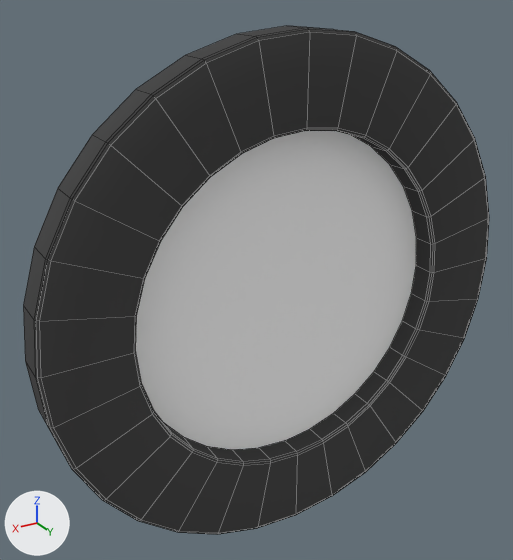
The Blender file Assets/Models/Nianyi/Pump Hole.blend: old version first, new version second.
The view is the same before and after, from a 50 mm lens placed at (0.42, 0.639, 0.347), pointed at (0.03, -0.01, 0.023). Every picture has the same lights, and +X, +Y and +Z are marked at lower left. Mesh edges are drawn as thin lines.

In view in the first picture: 'Pump Hole'.
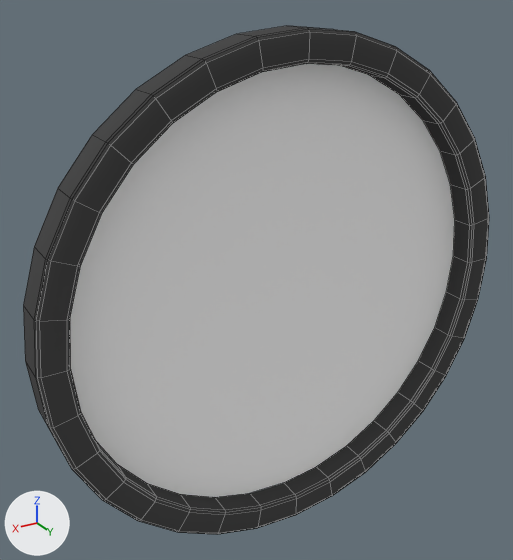
Diff of the bpy script that builds the scene:
```diff
--- a/Assets/Models/Nianyi/Pump Hole.blend.py
+++ b/Assets/Models/Nianyi/Pump Hole.blend.py
@@ me_pump_hole @@
 me_pump_hole.from_pydata(...)  # 256 vertices, 225 faces; spans x -0.3..0.3, y -0.3..0.3, z -0.04..0.0
 # used by ob_pump_hole; location = (0.0, 0.0, 0.0); rotation_euler = (1.571, 0.0, 0.0), in degrees (90, 0, 0)
+# me_pump_hole part 1: all 128 vertices in x -0.203..0.203, y -0.203..0.203, z -0.04..-0.01 are scaled about their middle by (1.33, 1.33, 1)
 me_pump_hole.materials.append(mat_circle)
```

What differs and where, as boxes (x1, y1, x2, y2) in the pictures (513 x 560 px; the box of a moved part takes in the faces that stretch with it):
part 1 of me_pump_hole, moved or reshaped
    both: (64, 52, 477, 518)
